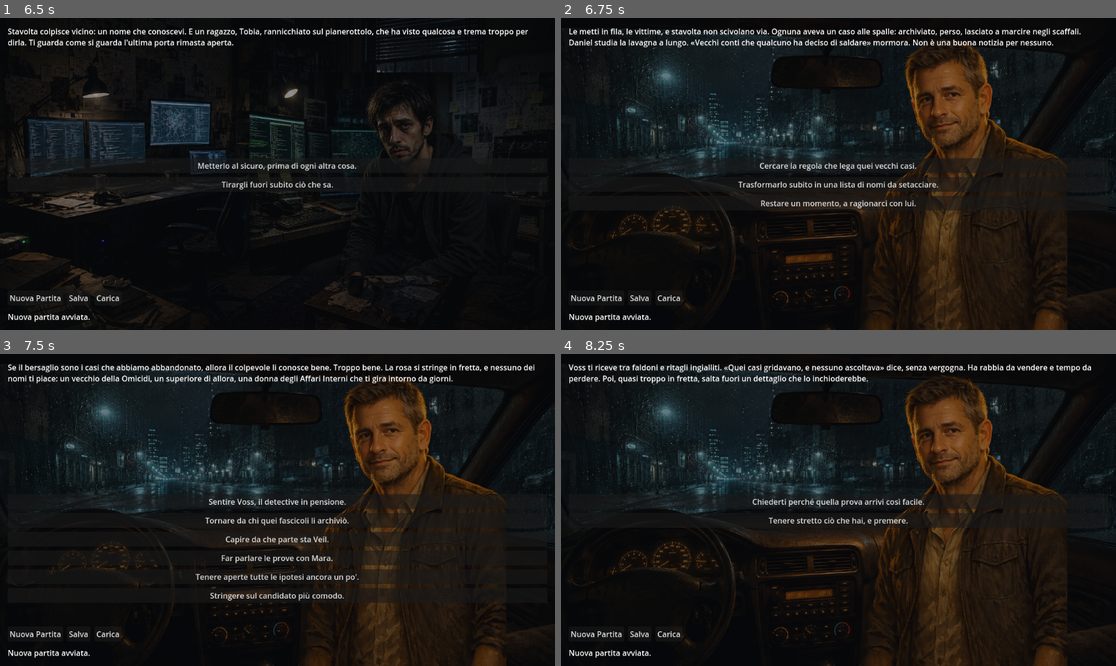
Above: before the commit, frames 1-4 (two rows, left to right).
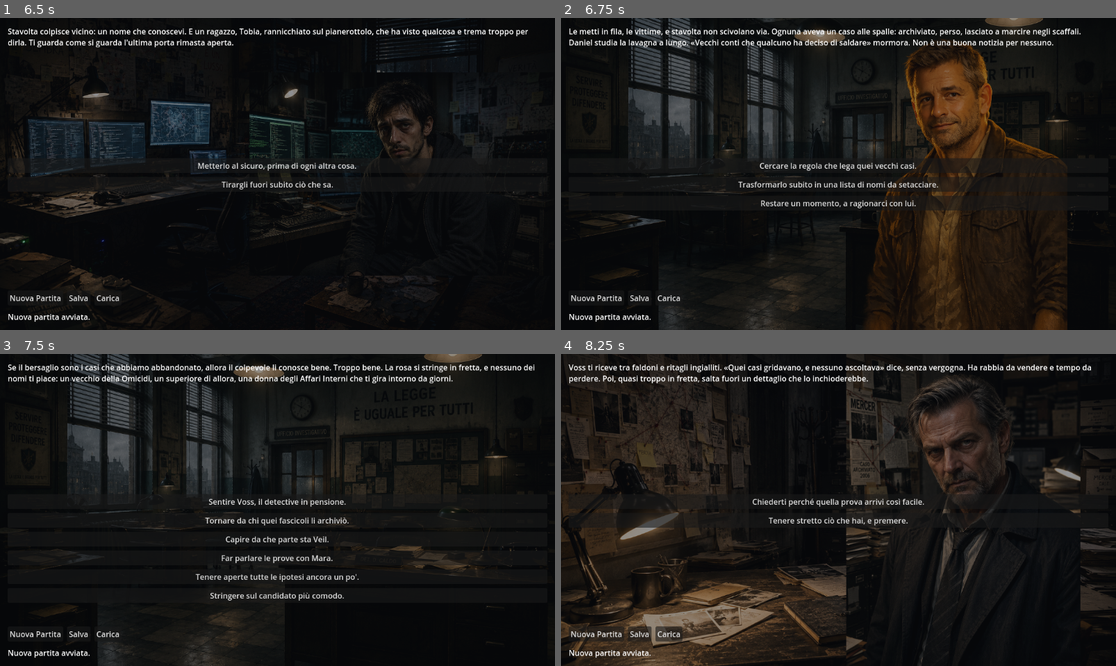
Above: after the commit, the same moments.

Repository: torsifranci2006-ship-it/gioco-test
Game: Godot game, scene res://scenes/main.tscn
The game is run twice, just before and just after one commit, with the same random seed, the same clock (stepped at 60 frames per second) and the same inputs.
Inputs:
- Up to frame 1 (6.5 s): click "Nuova Partita" at 0.5 s; click "Lasciare che sia il suo istin…" at 1.25 s; click "Capire cosa cerca davvero Vei…" at 2 s; click "Concederle un margine di fidu…" at 2.75 s; click "Andare dritto a ciò che si pu…" at 3.5 s; click "Fermarti su ciò che non quadr…" at 4.25 s; click "Lasciarti andare, dirgli come…" at 5 s; click "Chiamarla, anche solo per sen…" at 5.75 s
- Up to frame 2 (6.75 s): click "Metterlo al sicuro, prima di …" at 6.5 s
- Up to frame 3 (7.5 s): click "Cercare la regola che lega qu…" at 7.25 s
- Up to frame 4 (8.25 s): click "Sentire Voss, il detective in…" at 8 s

Frame 1 is identical in both runs. In frame 2, 11% of the frame differs, in the area x 0-100%, y 0-100%; in frame 3, 20%; in frame 4, 37%.

Commit message:
Integra visual Atto 2

Diff:
--- a/data/story/atto2/a2_s01.json
+++ b/data/story/atto2/a2_s01.json
@@ -3,6 +3,7 @@
   "id": "a2_s01",
   "titolo": "Il pattern",
   "atto": "atto2",
+  "visual": { "background": "bg_commissariato", "portrait": "char_daniel_caldo" },
   "precondizioni": null,
   "testo": [
     { "contenuto": "Le metti in fila, le vittime, e stavolta non scivolano via. Ognuna aveva un caso alle spalle: archi …(200 unchanged characters)…
--- a/data/story/atto2/a2_s02.json
+++ b/data/story/atto2/a2_s02.json
@@ -3,6 +3,7 @@
   "id": "a2_s02",
   "titolo": "I sospetti",
   "atto": "atto2",
+  "visual": { "background": "bg_commissariato", "portrait": null },
   "precondizioni": { "flag": { "id": "pattern_casi_freddi" } },
   "testo": [
     { "contenuto": "Se il bersaglio sono i casi che abbiamo abbandonato, allora il colpevole li conosce bene. Troppo be …(197 unchanged characters)…
--- a/data/story/atto2/a2_s03.json
+++ b/data/story/atto2/a2_s03.json
@@ -3,6 +3,7 @@
   "id": "a2_s03",
   "titolo": "Voss",
   "atto": "atto2",
+  "visual": { "background": "bg_voss_archivio", "portrait": "char_voss" },
   "precondizioni": null,
   "testo": [
     { "contenuto": "Voss ti riceve tra faldoni e ritagli ingialliti. «Quei casi gridavano, e nessuno ascoltava» dice, senza vergogna. Ha rabbia da vendere e tempo da perdere. Poi, quasi troppo in fretta, salta fuori un dettaglio che lo inchioderebbe.", "condizione": null }
--- a/data/story/atto2/a2_s04.json
+++ b/data/story/atto2/a2_s04.json
@@ -3,6 +3,7 @@
   "id": "a2_s04",
   "titolo": "Halloran",
   "atto": "atto2",
+  "visual": { "background": "bg_commissariato", "portrait": "char_halloran" },
   "precondizioni": null,
   "testo": [
     { "contenuto": "Halloran ti aspettava. Fu lui a chiudere quei fascicoli, anni fa, il caso Mercer compreso; oggi ha  …(217 unchanged characters)…
--- a/data/story/atto2/a2_s05.json
+++ b/data/story/atto2/a2_s05.json
@@ -3,6 +3,7 @@
   "id": "a2_s05",
   "titolo": "Veil sospetta",
   "atto": "atto2",
+  "visual": { "background": "bg_incontro_veil", "portrait": "char_veil" },
   "precondizioni": { "personaggio": { "id": "veil", "stato": "normale" } },
   "testo": [
     { "contenuto": "Veil non nega di averti seguito. «Cerco il marcio dentro la polizia da prima di te» dice. «Forse lo …(185 unchanged characters)…
--- a/data/story/atto2/a2_s06.json
+++ b/data/story/atto2/a2_s06.json
@@ -3,6 +3,7 @@
   "id": "a2_s06",
   "titolo": "Caso Roeder",
   "atto": "atto2",
+  "visual": { "background": "bg_tobia_rifugio", "portrait": "char_tobia" },
   "precondizioni": { "flag": { "id": "pattern_casi_freddi" } },
   "testo": [
     { "contenuto": "Roeder doveva essere come gli altri: un caso chiuso male, un colpevole sfuggito. Ma più scavi, più le prove a suo carico si sgretolano tra le mani. E sul pianerottolo c'è Tobia, suo figlio, che da quella notte non smette di guardare la porta.", "condizione": null }
--- a/data/story/atto2/a2_s07.json
+++ b/data/story/atto2/a2_s07.json
@@ -3,6 +3,7 @@
   "id": "a2_s07",
   "titolo": "Protezione di Tobia",
   "atto": "atto2",
+  "visual": { "background": "bg_commissariato", "portrait": "char_daniel_caldo" },
   "precondizioni": null,
   "testo": [
     { "contenuto": "Tobia sa qualcosa, e qualcuno potrebbe volerlo zitto. Ogni ora che passa lo lascia più scoperto. Daniel è già al telefono per una macchina e un posto sicuro: «Non lo perdiamo, questo» dice, e per un attimo non ti senti solo.", "condizione": null }
--- a/data/story/atto2/a2_s08.json
+++ b/data/story/atto2/a2_s08.json
@@ -3,6 +3,7 @@
   "id": "a2_s08",
   "titolo": "Laboratorio di Mara",
   "atto": "atto2",
+  "visual": { "background": "bg_laboratorio", "portrait": "char_mara" },
   "precondizioni": { "personaggio": { "id": "mara", "stato": "normale" } },
   "testo": [
     { "contenuto": "Mara ti mostra ciò che manca più di ciò che c'è. «Niente impronte dove uno sbaglierebbe. Sa cosa cerchiamo, e lo evita» dice. «Non è un dilettante. È uno che conosce il mestiere da dentro.» Lo dice piano, come se le pesasse.", "condizione": null }
--- a/data/story/atto2/a2_s09.json
+++ b/data/story/atto2/a2_s09.json
@@ -3,6 +3,7 @@
   "id": "a2_s09",
   "titolo": "Confidenza con Daniel",
   "atto": "atto2",
+  "visual": { "background": "bg_casa_daniel", "portrait": "char_daniel_caldo" },
   "precondizioni": null,
   "testo": [
     { "contenuto": "A casa di Daniel il caso resta sull'uscio. Due bicchieri, il silenzio comodo di chi non deve riempirlo. Per un po' siete solo due uomini stanchi.", "condizione": null },
--- a/data/story/atto2/a2_s10.json
+++ b/data/story/atto2/a2_s10.json
@@ -3,6 +3,7 @@
   "id": "a2_s10",
   "titolo": "Svolta interna",
   "atto": "atto2",
+  "visual": { "background": "bg_commissariato", "portrait": "char_daniel_caldo" },
   "precondizioni": null,
   "testo": [
     { "contenuto": "I tabulati dell'archivio dicono una cosa sola: qualcuno ha tirato fuori quei vecchi fascicoli, uno  …(224 unchanged characters)…
--- a/data/story/atto2/a2_s11.json
+++ b/data/story/atto2/a2_s11.json
@@ -3,6 +3,7 @@
   "id": "a2_s11",
   "titolo": "Halloran umano",
   "atto": "atto2",
+  "visual": { "background": "bg_commissariato", "portrait": "char_halloran" },
   "precondizioni": { "flag": { "id": "sospetto_halloran" } },
   "testo": [
     { "contenuto": "Halloran non si difende. «Ho lasciato cadere quei casi per quieto vivere, e qualcuno ne è morto. Lo so.» È un uomo che porta i suoi morti, non un mostro. E chi vuole seppellire i casi non li riapre uccidendo: il suo movente non regge fino in fondo.", "condizione": null }
--- a/data/story/atto2/a2_s12.json
+++ b/data/story/atto2/a2_s12.json
@@ -3,6 +3,7 @@
   "id": "a2_s12",
   "titolo": "Scena a rischio",
   "atto": "atto2",
+  "visual": { "background": "bg_esterno_crimine_notte", "portrait": null },
   "precondizioni": { "alcune": [ { "personaggio": { "id": "mara", "stato": "normale" } }, { "personaggio": { "id": "veil", "stato": "normale" } } ] },
   "testo": [
     { "contenuto": "La pista corre veloce, e qualcuno ti sta accanto mentre corre. Basta un passo di troppo e non sarai tu a pagarlo. C'è un istante in cui puoi ancora scegliere chi proteggere — o cosa.", "condizione": null }
--- a/data/story/atto2/a2_s13.json
+++ b/data/story/atto2/a2_s13.json
@@ -3,6 +3,7 @@
   "id": "a2_s13",
   "titolo": "Soglia Atto 2",
   "atto": "atto2",
+  "visual": { "background": "bg_commissariato", "portrait": null },
   "precondizioni": null,
   "testo": [
     { "contenuto": "Il cerchio si stringe: un insider, qualcuno con accesso e mestiere, qualcuno che conosce quei casi  …(215 unchanged characters)…
--- a/src/ui/main.gd
+++ b/src/ui/main.gd
@@ -17,6 +17,9 @@
 	"bg_incontro_veil": "res://assets/backgrounds/bg_incontro_veil.png",
 	"bg_bar_privato": "res://assets/backgrounds/bg_bar_privato.png",
 	"bg_tobia_rifugio": "res://assets/backgrounds/bg_tobia_rifugio.png",
+	"bg_casa_daniel": "res://assets/backgrounds/bg_casa_daniel.png",
+	"bg_laboratorio": "res://assets/backgrounds/bg_laboratorio.png",
+	"bg_voss_archivio": "res://assets/backgrounds/bg_voss_archivio.png",
 }
 const PORTRAIT_MAP := {
 	"char_daniel_caldo": "res://assets/characters/daniel/char_daniel_caldo.png",
@@ -24,6 +27,8 @@
 	"char_mara": "res://assets/characters/mara/char_mara.png",
 	"char_veil": "res://assets/characters/veil/char_veil.png",
 	"char_tobia": "res://assets/characters/tobia/char_tobia.png",
+	"char_halloran": "res://assets/characters/halloran/char_halloran.png",
+	"char_voss": "res://assets/characters/voss/char_voss.png",
 }
 
 @onready var _scene_text: RichTextLabel = $Margin/Root/SceneText
Binary file added: assets/backgrounds/bg_casa_daniel.png
Binary file added: assets/backgrounds/bg_laboratorio.png
Binary file added: assets/backgrounds/bg_voss_archivio.png
Binary file added: assets/characters/halloran/char_halloran.png
Binary file added: assets/characters/voss/char_voss.png
Not shown, changed: docs/ui.md
